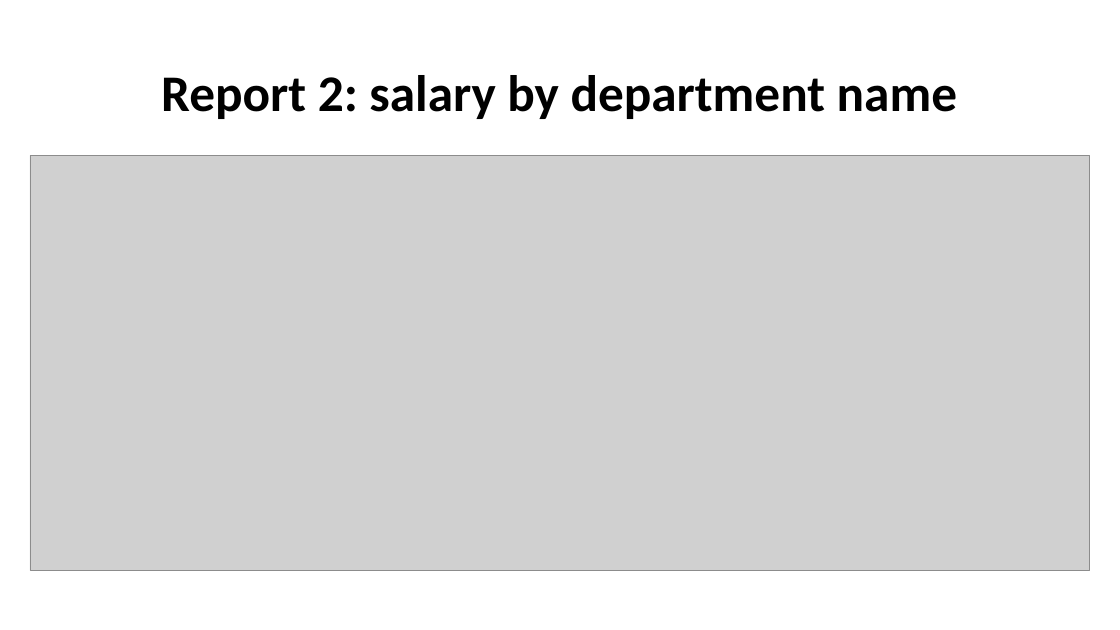
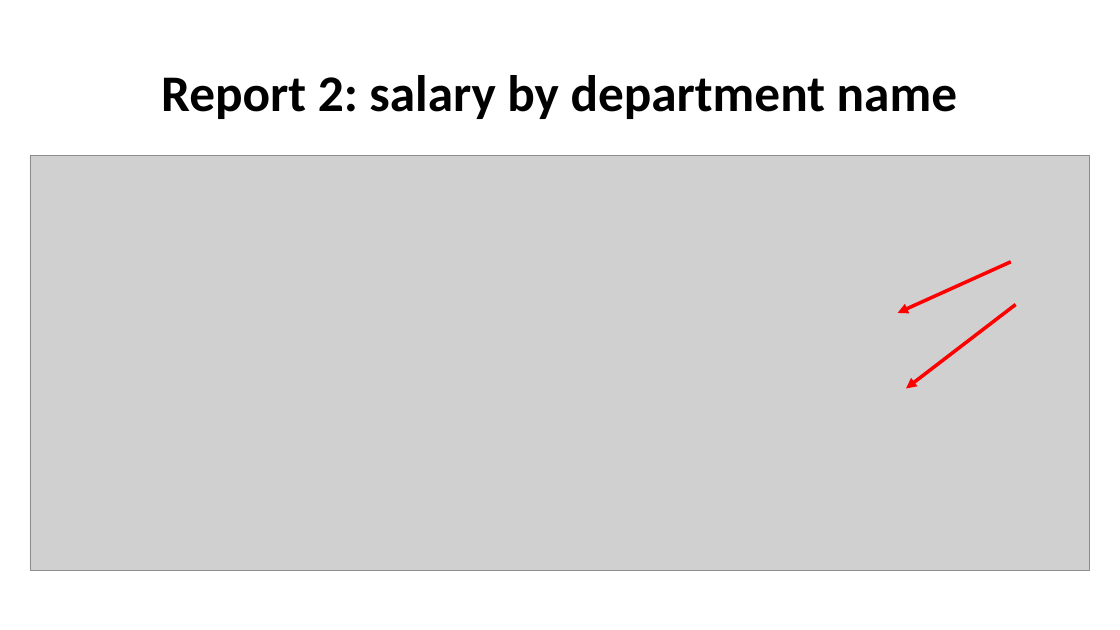
Before and after one commit to kimteespk/DADS5001-Data-Analytics-and-Data-Science-Tools-and-Programming, a slide deck: slide 9 of 12-PowerBI/DSTools-Power-BI.pptx. Drawn at 1120x630 pixels with LibreOffice and Linux fonts; fonts in the diff are those of the drawing; grey boxes stand for pictures. Boxes give left, top, right and bottom in pixels: in the first picture for what was removed or moved away, otherwise in the second. Text is boxed around its words. In the diff, an @@ line names an element or a change of style, - is before the commit and + after.

```diff
--- a/12-PowerBI/DSTools-Power-BI.pptx
+++ b/12-PowerBI/DSTools-Power-BI.pptx
@@ arrow added from (1011, 262) to (898, 313), #FF0000 3 pt @@
@@ arrow added from (1016, 304) to (907, 388), #FF0000 3 pt @@
```
Also in this commit, not shown: 3 other slides changed, 1 slide removed, 14 other files.
